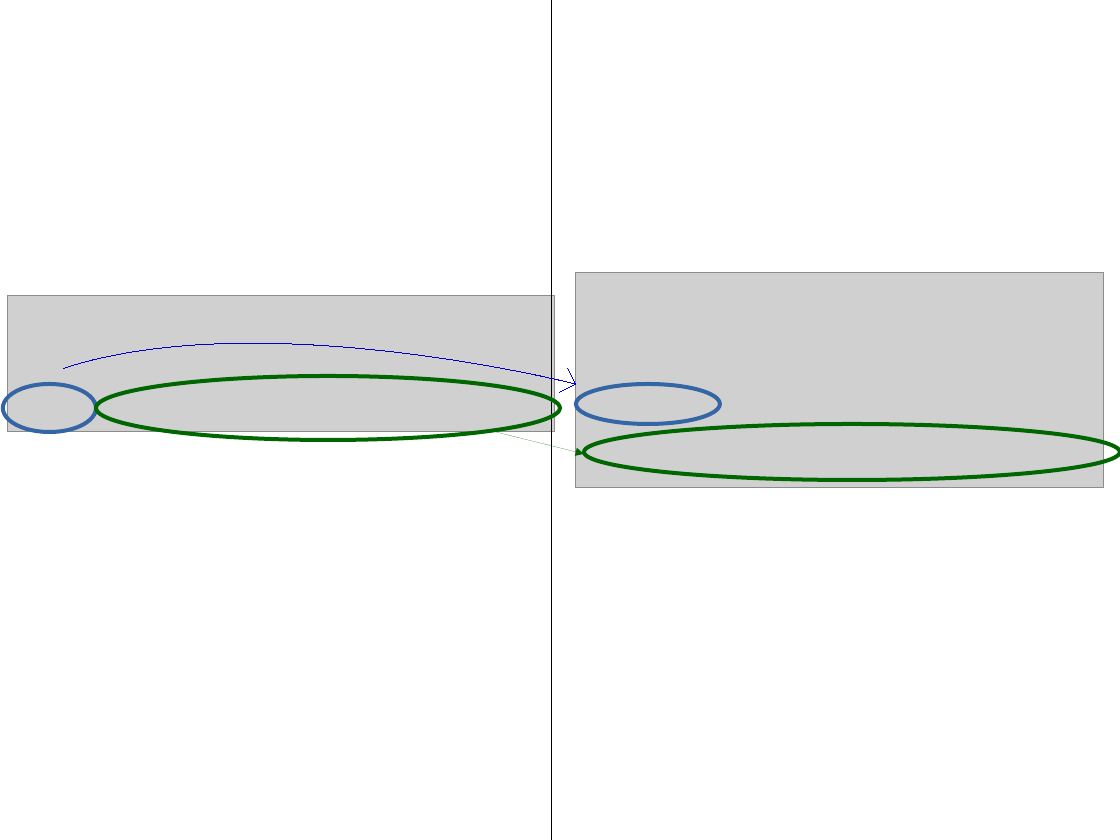
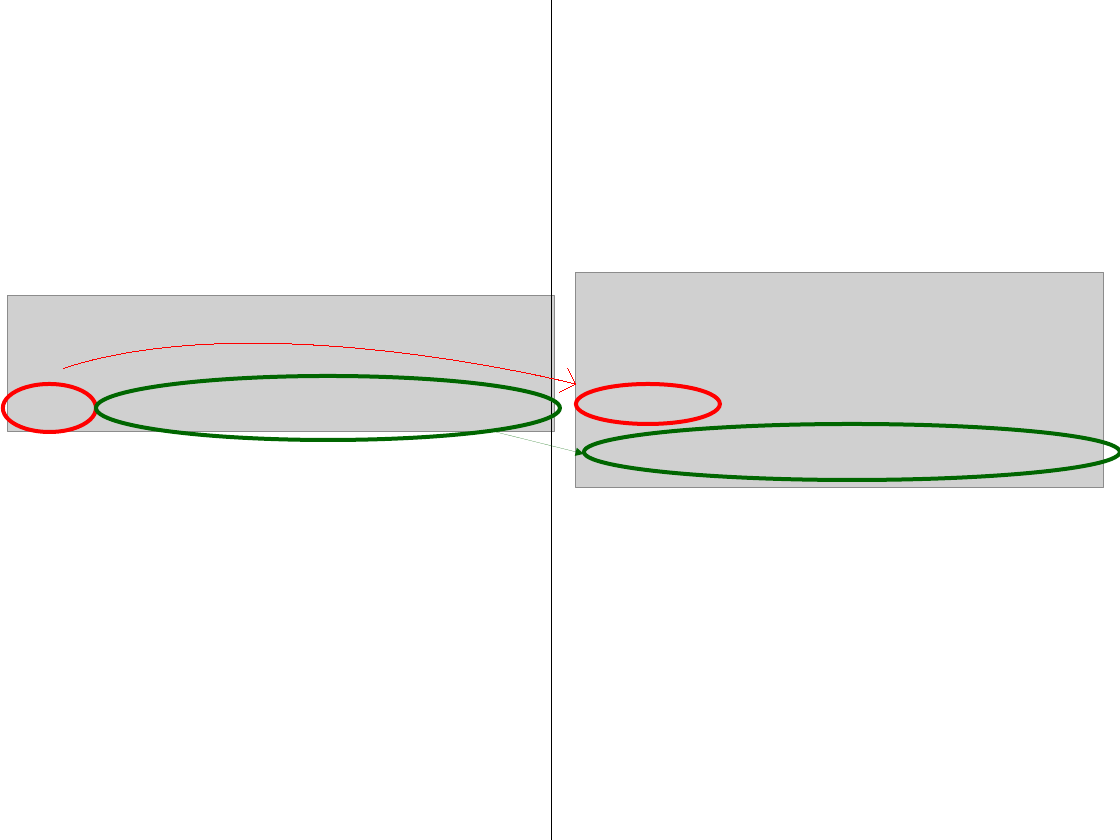
Before and after one commit to Bengaluru17/team-6, a slide deck: slide 8 of demo/demo2/demo2a.odp (slide 7 before the commit). Drawn at 1120x840 pixels with LibreOffice and Linux fonts; fonts in the diff are those of the drawing; grey boxes stand for pictures. Boxes give left, top, right and bottom in pixels: in the first picture for what was removed or moved away, otherwise in the second. Text is boxed around its words. In the diff, an @@ line names an element or a change of style, - is before the commit and + after.

Commit message:
Changed a few things in the ppt

```diff
--- a/demo/demo2/demo2a.odp
+++ b/demo/demo2/demo2a.odp
@@ freeform shape at <box>64,344,576,392</box>: outline #0000CC 0 pt to #FF0000 0 pt @@
@@ ellipse at <box>3,384,97,432</box>: outline #3465A4 2.83 pt to #FF0000 2.83 pt @@
@@ ellipse at <box>576,384,721,424</box>: outline #3465A4 2.83 pt to #FF0000 2.83 pt @@
```
Also in this commit, not shown: 6 other slides changed.
